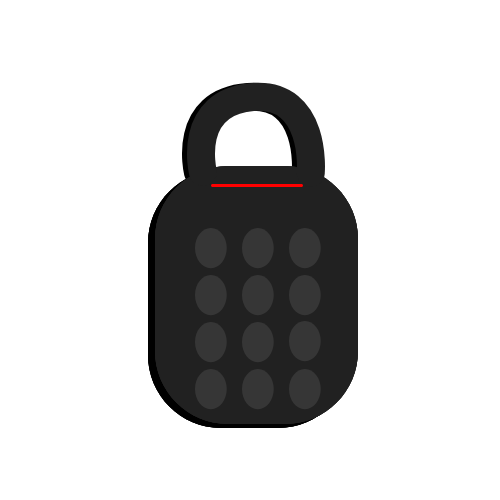
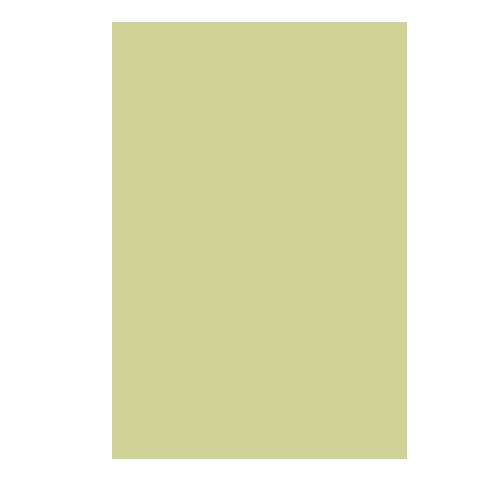
Revision of a layered w=500, h=500 image; what changed, layer by layer:
added layer "Rectangle 3" above "cadeado aberto" over [112, 22, 407, 459]
renamed "Forma 4 copy 4" to "sombra botao", moved it into group "botaoo", painted on it, unmasked it over [194, 218, 226, 259]
renamed "Forma 4" to "botao", moved it into group "botaoo", painted on it, unmasked it over [193, 218, 225, 259]
moved "Forma 1 copy" (2nd of 2, in "cadeado fechado") into group "cadeado fechado", painted on it, unmasked it over [155, 166, 358, 424]
moved "Forma 2 copy" (2nd of 2, in "cadeado fechado") into group "cadeado fechado", painted on it, unmasked it over [187, 82, 325, 187]
moved "Forma 1" (2nd of 2, in "cadeado fechado") into group "cadeado fechado", painted on it, unmasked it over [148, 170, 351, 428]
moved "Forma 2" (2nd of 2, in "cadeado fechado") into group "cadeado fechado", painted on it, unmasked it over [182, 82, 320, 187]
